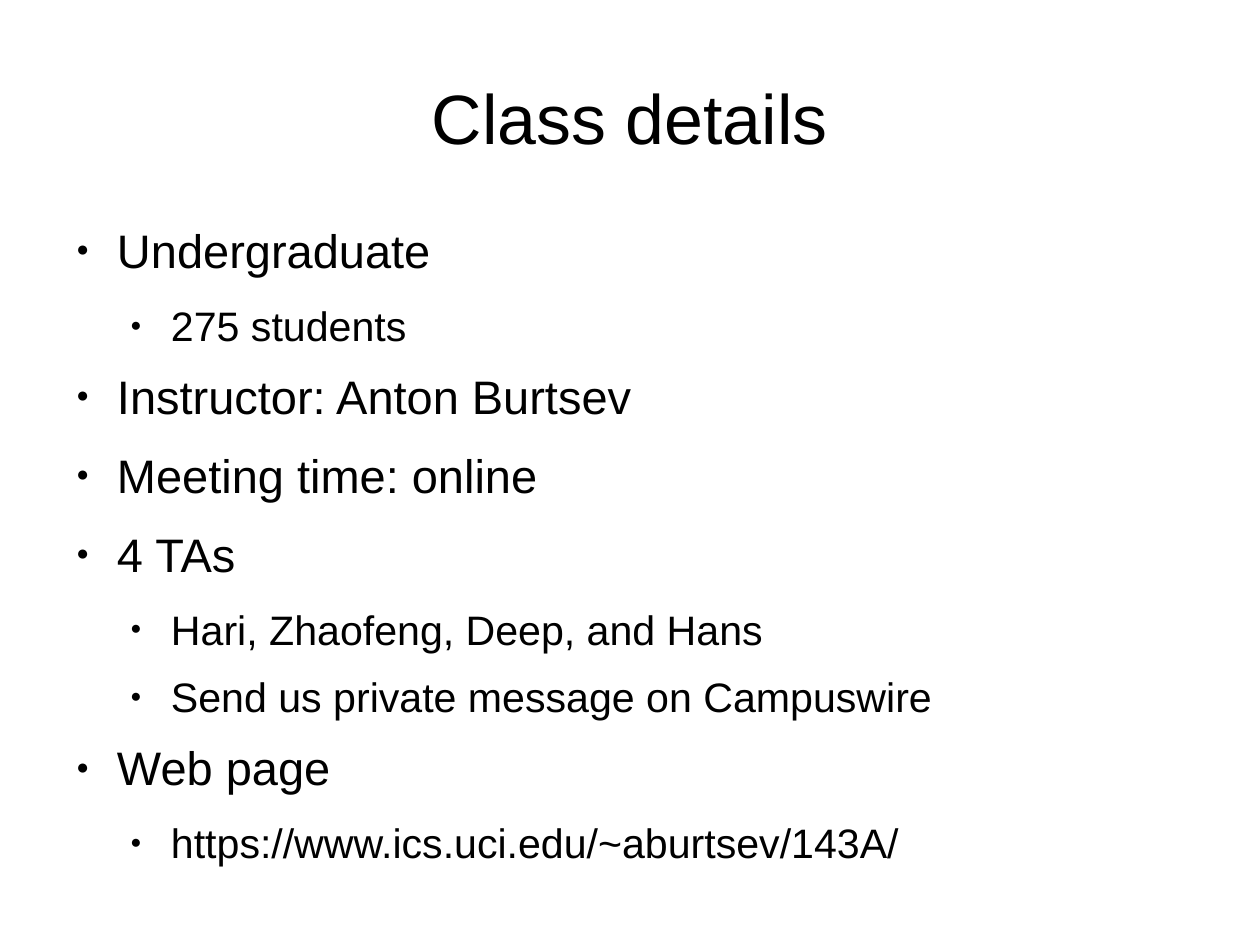
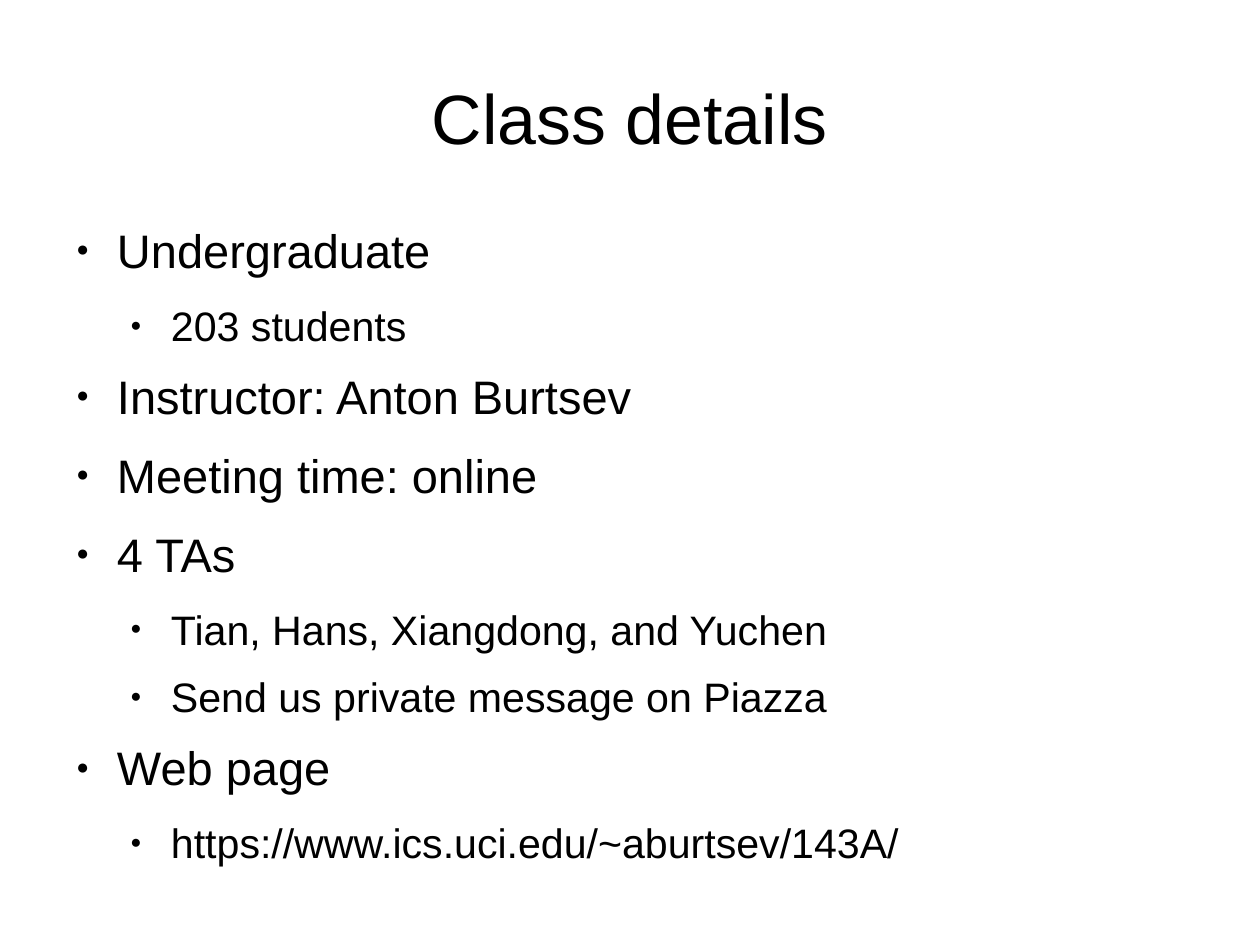
Before and after one commit to antonburtsev/cs5460, a slide deck: slide 3 of lectures/lecture00-logistics/lecture00-logistics.odp. Drawn at 1260x945 pixels with LibreOffice and Linux fonts; fonts in the diff are those of the drawing. Boxes give left, top, right and bottom in pixels: in the first picture for what was removed or moved away, otherwise in the second. Text is boxed around its words. In the diff, an @@ line names an element or a change of style, - is before the commit and + after.

```diff
--- a/lectures/lecture00-logistics/lecture00-logistics.odp
+++ b/lectures/lecture00-logistics/lecture00-logistics.odp
@@ text at [171,311,406,342]: text changed @@
-  ● 275 students
+  ● 203 students
@@ text at [171,615,827,720]: text changed @@
-  ● Hari, Zhaofeng, Deep, and Hans
-  ● Send us private message on Campuswire
+  ● Tian, Hans, Xiangdong, and Yuchen
+  ● Send us private message on Piazza
```
Also in this commit, not shown: 4 other slides changed, 1 slide removed, 3 other files.
